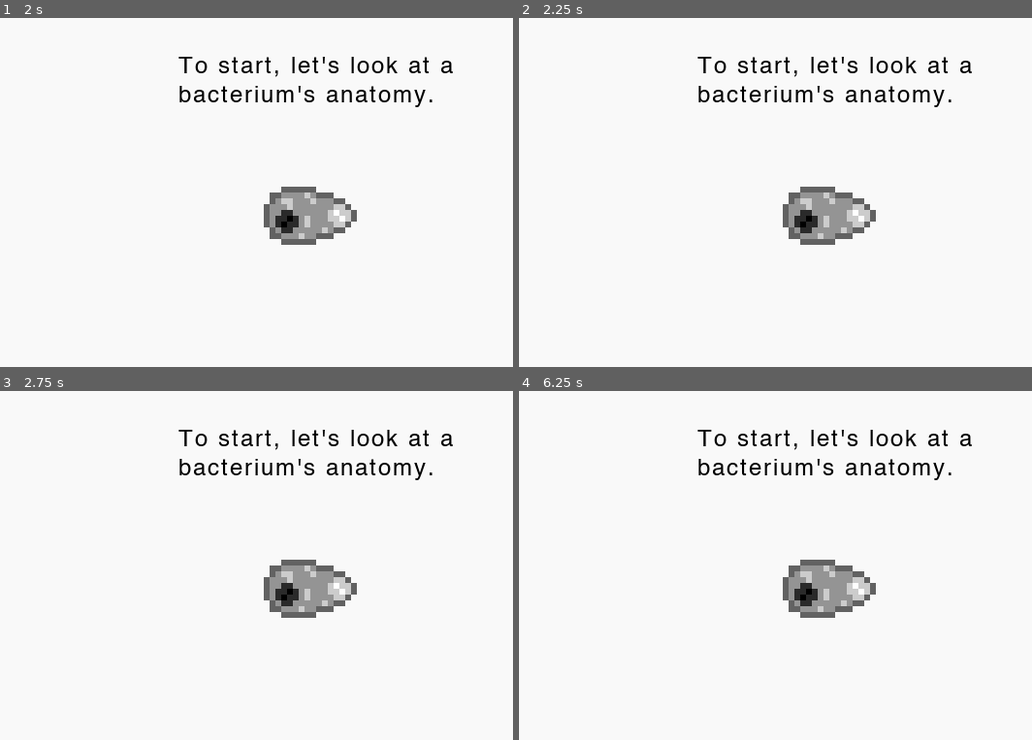
Above: before the commit, frames 1-4 (two rows, left to right).
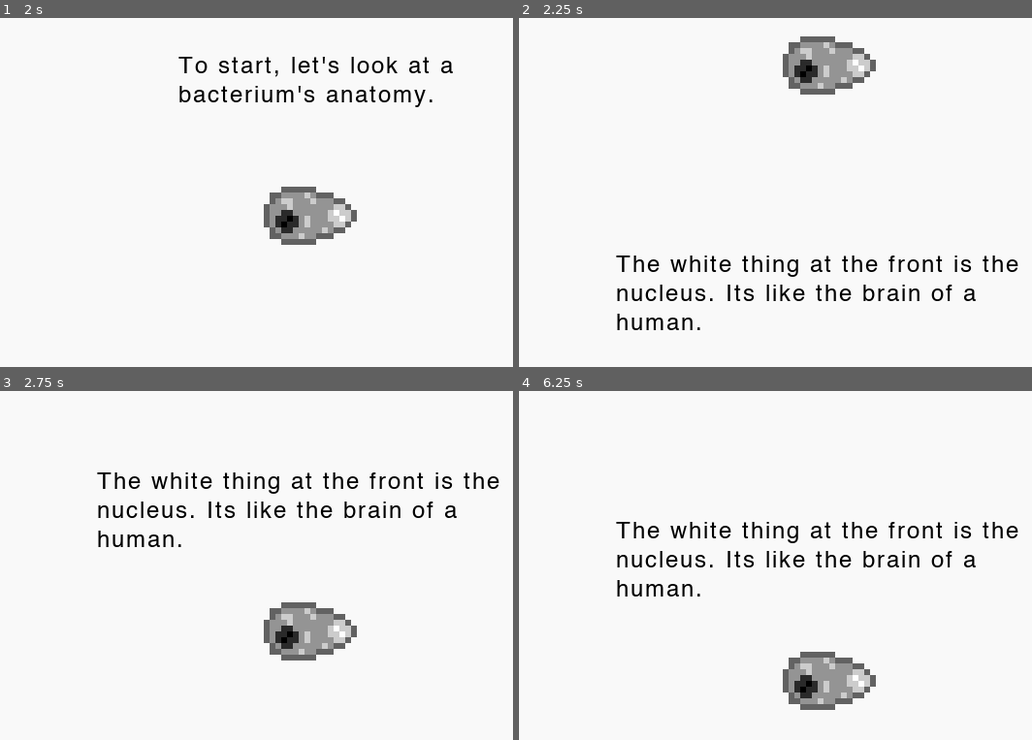
Above: after the commit, the same moments.

Repository: Z53-INCOMING/Bacteria-Evolution
Game: Godot game, scene res://Menu.tscn
Two runs of this game, one before a commit and one after it. Both use one fixed random seed, a clock stepped at 60 frames per second and the inputs below.
Inputs (mouse positions are in pixels of both pictures, inside the frame that each line leads up to):
- Up to frame 1 (2 s): click "Tutorial" at 0.5 s; tap Enter (zoom in) at 1.25 s; move the mouse to (446, 175) at 1.27 s; hold D (right) from 1.28 s (still down); tap Mouse wheel up (alt zoom in) at 1.35 s
- Up to frame 2 (2.25 s): tap Backspace (restart) at 2 s; move the mouse to (703, 209) at 2.02 s; release D (right) at 2.03 s; hold Down (ui_down) from 2.03 s (still down); tap Mouse wheel down (alt zoom out) at 2.1 s
- Up to frame 3 (2.75 s): keep holding Down (ui_down)
- Up to frame 4 (6.25 s): move the mouse to (893, 488) at 2.77 s; release Down (ui_down) at 2.78 s; hold D (right) 2.78-3.53 s; tap one key every 0.75 s from 2.85 s: 1 (archea) 6 (blue) 5 (construction claw) 0 (customBacteria); move the mouse to (796, 635) at 3.52 s; hold Up (ui_up) 3.53-4.28 s; move the mouse to (1016, 617) at 4.27 s; hold A (left) 4.28-5.78 s; move the mouse to (642, 513) at 5.02 s; move the mouse to (862, 565) at 5.77 s; press the mouse at (862, 565) at 5.78 s; hold Down (ui_down) from 5.78 s (still down)

Frame 1 is identical in both runs. In frame 2, 8.3% of the frame differs, in the area x 18-98%, y 5-90%; in frame 3, 8.1%; in frame 4, 8.5%, in the area x 18-98%, y 11-92%.

Commit message:
More tutorial.

Diff:
--- a/Tutorial.gd
+++ b/Tutorial.gd
@@ -5,3 +5,13 @@
 func _process(delta: float) -> void:
 	if Input.is_action_just_pressed("pause"):
 		camera.position.y += 180
+	if Input.is_action_just_pressed("ui_down"):
+		camera.position.y += 180
+	if Input.is_action_just_pressed("ui_up"):
+		camera.position.y -= 180
+	if camera.position.y > (20 * 180):
+		camera.position.y = 20 * 180
+
+
+func _on_Button_button_down() -> void:
+	get_tree().change_scene("res://Menu.tscn")
--- a/Tutorial.tscn
+++ b/Tutorial.tscn
@@ -378,19 +378,6 @@
 hframes = 4
 frame = 1
 
-[node name="Label12" type="Label" parent="."]
-margin_left = 7.0
-margin_top = 1981.0
-margin_right = 300.0
-margin_bottom = 2059.0
-custom_fonts/font = ExtResource( 2 )
-custom_colors/font_color = Color( 0, 0, 0, 1 )
-text = "Okay. Thats it for anatomy. Now on to sim stuff. The bacteria have a food counter. It costs 1 food per second to stay alive. This is multiplied by scale, so a big creature needs 2 food to survive 1 second and a small creature needs 1 food to survive 5 seconds."
-autowrap = true
-__meta__ = {
-"_edit_use_anchors_": false
-}
-
 [node name="food" type="Sprite" parent="."]
 position = Vector2( 194.734, 2088.55 )
 scale = Vector2( 3, 3 )
@@ -411,6 +398,19 @@
 texture = ExtResource( 5 )
 hframes = 4
 frame = 1
+
+[node name="Label12" type="Label" parent="."]
+margin_left = 7.0
+margin_top = 1981.0
+margin_right = 300.0
+margin_bottom = 2090.0
+custom_fonts/font = ExtResource( 2 )
+custom_colors/font_color = Color( 0, 0, 0, 1 )
+text = "Okay. Thats it for anatomy. Now on to sim stuff. The bacteria have a food counter. It costs 1 food per second to stay alive. This is multiplied by scale, so a big creature needs 2 food to survive 1 second and a small creature needs 1 food to survive 5 seconds. 1 food pellet = 2 food points"
+autowrap = true
+__meta__ = {
+"_edit_use_anchors_": false
+}
 
 [node name="Label13" type="Label" parent="."]
 margin_left = 7.0
@@ -484,3 +484,645 @@
 texture = ExtResource( 3 )
 hframes = 12
 frame = 5
+
+[node name="Label15" type="Label" parent="."]
+margin_left = 7.0
+margin_top = 2521.0
+margin_right = 300.0
+margin_bottom = 2614.0
+custom_fonts/font = ExtResource( 2 )
+custom_colors/font_color = Color( 0, 0, 0, 1 )
+text = "Bacteria that were made the normal way start with 15 food. Eggs are different. When eggs hatch their gestation period dictates how much food they start with."
+autowrap = true
+__meta__ = {
+"_edit_use_anchors_": false
+}
+
+[node name="oviparous" type="Sprite" parent="."]
+position = Vector2( 206, 2613 )
+scale = Vector2( 3, 3 )
+texture = ExtResource( 3 )
+hframes = 12
+frame = 5
+
+[node name="normal" type="Sprite" parent="."]
+position = Vector2( 74.1488, 2614.78 )
+scale = Vector2( 3, 3 )
+texture = ExtResource( 3 )
+hframes = 12
+frame = 5
+
+[node name="foodPellet" type="Sprite" parent="."]
+position = Vector2( 195.587, 2640.77 )
+scale = Vector2( 3, 3 )
+texture = ExtResource( 12 )
+hframes = 7
+
+[node name="foodPellet4" type="Sprite" parent="."]
+position = Vector2( 71.6081, 2648.97 )
+scale = Vector2( 3, 3 )
+texture = ExtResource( 12 )
+hframes = 7
+
+[node name="foodPellet2" type="Sprite" parent="."]
+position = Vector2( 211.984, 2643.17 )
+scale = Vector2( 3, 3 )
+texture = ExtResource( 12 )
+hframes = 7
+
+[node name="foodPellet3" type="Sprite" parent="."]
+position = Vector2( 202.585, 2654.97 )
+scale = Vector2( 3, 3 )
+texture = ExtResource( 12 )
+hframes = 7
+
+[node name="bacteriaEggSac" type="Sprite" parent="."]
+position = Vector2( 206, 2613 )
+scale = Vector2( 3, 3 )
+texture = ExtResource( 8 )
+hframes = 4
+frame = 1
+
+[node name="Label16" type="Label" parent="."]
+margin_left = 7.0
+margin_top = 2701.0
+margin_right = 300.0
+margin_bottom = 2794.0
+custom_fonts/font = ExtResource( 2 )
+custom_colors/font_color = Color( 0, 0, 0, 1 )
+text = "The gestation range is 5 seconds to 30. 5 seconds grants you 15 food, 30 seconds grants you 40 food. (gestation in seconds + 5)"
+autowrap = true
+__meta__ = {
+"_edit_use_anchors_": false
+}
+
+[node name="oviparous2" type="Sprite" parent="."]
+position = Vector2( 206, 2793 )
+scale = Vector2( 3, 3 )
+texture = ExtResource( 3 )
+hframes = 12
+frame = 5
+
+[node name="normal2" type="Sprite" parent="."]
+position = Vector2( 74.1488, 2794.78 )
+scale = Vector2( 3, 3 )
+texture = ExtResource( 3 )
+hframes = 12
+frame = 5
+
+[node name="foodPellet5" type="Sprite" parent="."]
+position = Vector2( 195.587, 2820.77 )
+scale = Vector2( 3, 3 )
+texture = ExtResource( 12 )
+hframes = 7
+
+[node name="foodPellet6" type="Sprite" parent="."]
+position = Vector2( 71.6081, 2828.97 )
+scale = Vector2( 3, 3 )
+texture = ExtResource( 12 )
+hframes = 7
+
+[node name="foodPellet7" type="Sprite" parent="."]
+position = Vector2( 211.984, 2823.17 )
+scale = Vector2( 3, 3 )
+texture = ExtResource( 12 )
+hframes = 7
+
+[node name="foodPellet8" type="Sprite" parent="."]
+position = Vector2( 202.585, 2834.97 )
+scale = Vector2( 3, 3 )
+texture = ExtResource( 12 )
+hframes = 7
+
+[node name="bacteriaEggSac2" type="Sprite" parent="."]
+position = Vector2( 206, 2793 )
+scale = Vector2( 3, 3 )
+texture = ExtResource( 8 )
+hframes = 4
+frame = 1
+
+[node name="Label17" type="Label" parent="."]
+margin_left = 7.0
+margin_top = 2881.0
+margin_right = 300.0
+margin_bottom = 2974.0
+custom_fonts/font = ExtResource( 2 )
+custom_colors/font_color = Color( 0, 0, 0, 1 )
+text = "Then, why isn't every bacteria oviparous with max gestation? My sim runs on the main philosophy of risk and reward. Every gene has both."
+autowrap = true
+__meta__ = {
+"_edit_use_anchors_": false
+}
+
+[node name="risk" type="Label" parent="."]
+margin_left = 87.0
+margin_top = 2940.0
+margin_right = 119.0
+margin_bottom = 2953.0
+custom_fonts/font = ExtResource( 2 )
+custom_colors/font_color = Color( 0, 0, 0, 1 )
+text = "risk:"
+autowrap = true
+__meta__ = {
+"_edit_use_anchors_": false
+}
+
+[node name="reward" type="Label" parent="."]
+margin_left = 220.133
+margin_top = 2941.37
+margin_right = 273.133
+margin_bottom = 2954.37
+custom_fonts/font = ExtResource( 2 )
+custom_colors/font_color = Color( 0, 0, 0, 1 )
+text = "reward:"
+autowrap = true
+__meta__ = {
+"_edit_use_anchors_": false
+}
+
+[node name="egg eater" type="Sprite" parent="."]
+position = Vector2( 63.263, 2988.9 )
+scale = Vector2( 3, 3 )
+texture = ExtResource( 3 )
+hframes = 12
+frame = 5
+
+[node name="resistance" type="Sprite" parent="."]
+position = Vector2( 63.263, 2988.9 )
+scale = Vector2( 3, 3 )
+texture = ExtResource( 11 )
+hframes = 4
+frame = 1
+
+[node name="egg" type="Sprite" parent="."]
+position = Vector2( 140.025, 2980.09 )
+scale = Vector2( 3, 3 )
+texture = ExtResource( 10 )
+hframes = 8
+frame = 1
+
+[node name="egg2" type="Sprite" parent="."]
+position = Vector2( 136.753, 2996.23 )
+scale = Vector2( 3, 3 )
+texture = ExtResource( 10 )
+hframes = 8
+frame = 1
+
+[node name="foodPellet9" type="Sprite" parent="."]
+position = Vector2( 237.033, 2986.15 )
+scale = Vector2( 3, 3 )
+texture = ExtResource( 12 )
+hframes = 7
+
+[node name="foodPellet11" type="Sprite" parent="."]
+position = Vector2( 253.43, 2988.55 )
+scale = Vector2( 3, 3 )
+texture = ExtResource( 12 )
+hframes = 7
+
+[node name="foodPellet12" type="Sprite" parent="."]
+position = Vector2( 244.032, 3000.35 )
+scale = Vector2( 3, 3 )
+texture = ExtResource( 12 )
+hframes = 7
+
+[node name="Label18" type="Label" parent="."]
+margin_left = 7.0
+margin_top = 3061.0
+margin_right = 300.0
+margin_bottom = 3154.0
+custom_fonts/font = ExtResource( 2 )
+custom_colors/font_color = Color( 0, 0, 0, 1 )
+text = "The risk of being oviparous is that predators can eat your eggs. The reward is a child who can immediately reproduce if you evolve it right."
+autowrap = true
+__meta__ = {
+"_edit_use_anchors_": false
+}
+
+[node name="risk2" type="Label" parent="."]
+margin_left = 87.0
+margin_top = 3131.81
+margin_right = 119.0
+margin_bottom = 3144.81
+custom_fonts/font = ExtResource( 2 )
+custom_colors/font_color = Color( 0, 0, 0, 1 )
+text = "risk:"
+autowrap = true
+__meta__ = {
+"_edit_use_anchors_": false
+}
+
+[node name="reward2" type="Label" parent="."]
+margin_left = 220.133
+margin_top = 3133.18
+margin_right = 273.133
+margin_bottom = 3146.18
+custom_fonts/font = ExtResource( 2 )
+custom_colors/font_color = Color( 0, 0, 0, 1 )
+text = "reward:"
+autowrap = true
+__meta__ = {
+"_edit_use_anchors_": false
+}
+
+[node name="egg eater2" type="Sprite" parent="."]
+position = Vector2( 63.263, 3168.9 )
+scale = Vector2( 3, 3 )
+texture = ExtResource( 3 )
+hframes = 12
+frame = 5
+
+[node name="resistance2" type="Sprite" parent="."]
+position = Vector2( 63.263, 3168.9 )
+scale = Vector2( 3, 3 )
+texture = ExtResource( 11 )
+hframes = 4
+frame = 1
+
+[node name="egg3" type="Sprite" parent="."]
+position = Vector2( 140.025, 3160.09 )
+scale = Vector2( 3, 3 )
+texture = ExtResource( 10 )
+hframes = 8
+frame = 1
+
+[node name="egg4" type="Sprite" parent="."]
+position = Vector2( 136.753, 3176.23 )
+scale = Vector2( 3, 3 )
+texture = ExtResource( 10 )
+hframes = 8
+frame = 1
+
+[node name="foodPellet10" type="Sprite" parent="."]
+position = Vector2( 237.033, 3166.15 )
+scale = Vector2( 3, 3 )
+texture = ExtResource( 12 )
+hframes = 7
+
+[node name="foodPellet13" type="Sprite" parent="."]
+position = Vector2( 253.43, 3168.55 )
+scale = Vector2( 3, 3 )
+texture = ExtResource( 12 )
+hframes = 7
+
+[node name="foodPellet14" type="Sprite" parent="."]
+position = Vector2( 244.032, 3180.35 )
+scale = Vector2( 3, 3 )
+texture = ExtResource( 12 )
+hframes = 7
+
+[node name="Label19" type="Label" parent="."]
+margin_left = 7.0
+margin_top = 3241.39
+margin_right = 300.0
+margin_bottom = 3334.39
+custom_fonts/font = ExtResource( 2 )
+custom_colors/font_color = Color( 0, 0, 0, 1 )
+text = "The risk of toxic eggs is that it costs more to reproduce. But the reward is pretty obvious. Not as many predators can eat your eggs."
+autowrap = true
+__meta__ = {
+"_edit_use_anchors_": false
+}
+
+[node name="risk3" type="Label" parent="."]
+margin_left = 82.0611
+margin_top = 3313.56
+margin_right = 113.061
+margin_bottom = 3326.56
+custom_fonts/font = ExtResource( 2 )
+custom_colors/font_color = Color( 0, 0, 0, 1 )
+text = "risk:"
+autowrap = true
+__meta__ = {
+"_edit_use_anchors_": false
+}
+
+[node name="negative" type="Label" parent="."]
+margin_left = 67.0475
+margin_top = 3327.22
+margin_right = 73.0475
+margin_bottom = 3340.22
+rect_scale = Vector2( 3, 3 )
+custom_fonts/font = ExtResource( 2 )
+custom_colors/font_color = Color( 0, 0, 0, 1 )
+text = "-"
+autowrap = true
+__meta__ = {
+"_edit_use_anchors_": false
+}
+
+[node name="negative2" type="Label" parent="."]
+margin_left = 97.7912
+margin_top = 3339.22
+margin_right = 103.791
+margin_bottom = 3352.22
+rect_scale = Vector2( 3, 3 )
+custom_fonts/font = ExtResource( 2 )
+custom_colors/font_color = Color( 0, 0, 0, 1 )
+text = "-"
+autowrap = true
+__meta__ = {
+"_edit_use_anchors_": false
+}
+
+[node name="negative4" type="Label" parent="."]
+margin_left = 233.149
+margin_top = 3346.83
+margin_right = 239.149
+margin_bottom = 3359.83
+rect_rotation = 14.7731
+rect_scale = Vector2( 6, 3 )
+custom_fonts/font = ExtResource( 2 )
+custom_colors/font_color = Color( 0, 0, 0, 1 )
+text = "-"
+autowrap = true
+__meta__ = {
+"_edit_use_anchors_": false
+}
+
+[node name="negative5" type="Label" parent="."]
+margin_left = 240.765
+margin_top = 3335.06
+margin_right = 246.765
+margin_bottom = 3348.06
+rect_rotation = 14.7731
+rect_scale = Vector2( 8, 3 )
+custom_fonts/font = ExtResource( 2 )
+custom_colors/font_color = Color( 0, 0, 0, 1 )
+text = "-"
+autowrap = true
+__meta__ = {
+"_edit_use_anchors_": false
+}
+
+[node name="negative6" type="Label" parent="."]
+margin_left = 239.9
+margin_top = 3322.08
+margin_right = 245.9
+margin_bottom = 3335.08
+rect_rotation = 14.7731
+rect_scale = Vector2( 5, 3 )
+custom_fonts/font = ExtResource( 2 )
+custom_colors/font_color = Color( 0, 0, 0, 1 )
+text = "-"
+autowrap = true
+__meta__ = {
+"_edit_use_anchors_": false
+}
+
+[node name="negative3" type="Label" parent="."]
+margin_left = 64.6826
+margin_top = 3356.11
+margin_right = 70.6826
+margin_bottom = 3369.11
+rect_scale = Vector2( 3, 3 )
+custom_fonts/font = ExtResource( 2 )
+custom_colors/font_color = Color( 0, 0, 0, 1 )
+text = "-"
+autowrap = true
+__meta__ = {
+"_edit_use_anchors_": false
+}
+
+[node name="reward3" type="Label" parent="."]
+margin_left = 220.133
+margin_top = 3313.18
+margin_right = 273.133
+margin_bottom = 3326.18
+custom_fonts/font = ExtResource( 2 )
+custom_colors/font_color = Color( 0, 0, 0, 1 )
+text = "reward:"
+autowrap = true
+__meta__ = {
+"_edit_use_anchors_": false
+}
+
+[node name="message" type="Label" parent="."]
+margin_left = 187.591
+margin_top = 3365.8
+margin_right = 240.591
+margin_bottom = 3378.8
+custom_fonts/font = ExtResource( 2 )
+custom_colors/font_color = Color( 0, 0, 0, 1 )
+text = "Run!!"
+autowrap = true
+__meta__ = {
+"_edit_use_anchors_": false
+}
+
+[node name="egg eater3" type="Sprite" parent="."]
+position = Vector2( 208.213, 3345.78 )
+rotation = -2.9041
+scale = Vector2( 3, 3 )
+texture = ExtResource( 3 )
+hframes = 12
+frame = 5
+
+[node name="egg5" type="Sprite" parent="."]
+position = Vector2( 285.84, 3340.09 )
+scale = Vector2( 3, 3 )
+texture = ExtResource( 10 )
+hframes = 8
+frame = 5
+
+[node name="egg6" type="Sprite" parent="."]
+position = Vector2( 282.568, 3356.23 )
+scale = Vector2( 3, 3 )
+texture = ExtResource( 10 )
+hframes = 8
+frame = 5
+
+[node name="foodPellet15" type="Sprite" parent="."]
+position = Vector2( 90.9515, 3346.15 )
+scale = Vector2( 3, 3 )
+texture = ExtResource( 12 )
+hframes = 7
+
+[node name="foodPellet16" type="Sprite" parent="."]
+position = Vector2( 120.356, 3358.18 )
+scale = Vector2( 3, 3 )
+texture = ExtResource( 12 )
+hframes = 7
+
+[node name="foodPellet17" type="Sprite" parent="."]
+position = Vector2( 87.815, 3375.72 )
+scale = Vector2( 3, 3 )
+texture = ExtResource( 12 )
+hframes = 7
+
+[node name="Label20" type="Label" parent="."]
+margin_left = 7.0
+margin_top = 3421.39
+margin_right = 300.0
+margin_bottom = 3514.39
+custom_fonts/font = ExtResource( 2 )
+custom_colors/font_color = Color( 0, 0, 0, 1 )
+text = "The risk of size is that you can die quicker. The reward is that you're faster and can see further. For being small, its the opposite. The risk is your sight and speed, the reward is psuedo-immortality."
+autowrap = true
+__meta__ = {
+"_edit_use_anchors_": false
+}
+
+[node name="risk4" type="Label" parent="."]
+margin_left = 82.0611
+margin_top = 3501.24
+margin_right = 113.061
+margin_bottom = 3514.24
+custom_fonts/font = ExtResource( 2 )
+custom_colors/font_color = Color( 0, 0, 0, 1 )
+text = "risk:"
+autowrap = true
+__meta__ = {
+"_edit_use_anchors_": false
+}
+
+[node name="negative7" type="Label" parent="."]
+margin_left = 67.0475
+margin_top = 3514.91
+margin_right = 73.0475
+margin_bottom = 3527.91
+rect_scale = Vector2( 3, 3 )
+custom_fonts/font = ExtResource( 2 )
+custom_colors/font_color = Color( 0, 0, 0, 1 )
+text = "-"
+autowrap = true
+__meta__ = {
+"_edit_use_anchors_": false
+}
+
+[node name="negative8" type="Label" parent="."]
+margin_left = 97.7912
+margin_top = 3526.9
+margin_right = 103.791
+margin_bottom = 3539.9
+rect_scale = Vector2( 3, 3 )
+custom_fonts/font = ExtResource( 2 )
+custom_colors/font_color = Color( 0, 0, 0, 1 )
+text = "-"
+autowrap = true
+__meta__ = {
+"_edit_use_anchors_": false
+}
+
+[node name="negative9" type="Label" parent="."]
+margin_left = 251.194
+margin_top = 3537.99
+margin_right = 257.194
+margin_bottom = 3550.99
+rect_rotation = 14.7731
+rect_scale = Vector2( 6, 3 )
+custom_fonts/font = ExtResource( 2 )
+custom_colors/font_color = Color( 0, 0, 0, 1 )
+text = "-"
+autowrap = true
+__meta__ = {
+"_edit_use_anchors_": false
+}
+
+[node name="negative10" type="Label" parent="."]
+margin_left = 258.811
+margin_top = 3526.22
+margin_right = 264.811
+margin_bottom = 3539.22
+rect_rotation = 14.7731
+rect_scale = Vector2( 8, 3 )
+custom_fonts/font = ExtResource( 2 )
+custom_colors/font_color = Color( 0, 0, 0, 1 )
+text = "-"
+autowrap = true
+__meta__ = {
+"_edit_use_anchors_": false
+}
+
+[node name="negative11" type="Label" parent="."]
+margin_left = 257.945
+margin_top = 3513.24
+margin_right = 263.945
+margin_bottom = 3526.24
+rect_rotation = 14.7731
+rect_scale = Vector2( 5, 3 )
+custom_fonts/font = ExtResource( 2 )
+custom_colors/font_color = Color( 0, 0, 0, 1 )
+text = "-"
+autowrap = true
+__meta__ = {
+"_edit_use_anchors_": false
+}
+
+[node name="negative12" type="Label" parent="."]
+margin_left = 64.6826
+margin_top = 3543.79
+margin_right = 70.6826
+margin_bottom = 3556.79
+rect_scale = Vector2( 3, 3 )
+custom_fonts/font = ExtResource( 2 )
+custom_colors/font_color = Color( 0, 0, 0, 1 )
+text = "-"
+autowrap = true
+__meta__ = {
+"_edit_use_anchors_": false
+}
+
+[node name="reward4" type="Label" parent="."]
+margin_left = 220.133
+margin_top = 3493.18
+margin_right = 273.133
+margin_bottom = 3506.18
+custom_fonts/font = ExtResource( 2 )
+custom_colors/font_color = Color( 0, 0, 0, 1 )
+text = "reward:"
+autowrap = true
+__meta__ = {
+"_edit_use_anchors_": false
+}
+
+[node name="message2" type="Label" parent="."]
+margin_left = 197.089
+margin_top = 3562.19
+margin_right = 250.089
+margin_bottom = 3575.19
+custom_fonts/font = ExtResource( 2 )
+custom_colors/font_color = Color( 0, 0, 0, 1 )
+text = "Weeee!!"
+autowrap = true
+__meta__ = {
+"_edit_use_anchors_": false
+}
+
+[node name="egg eater4" type="Sprite" parent="."]
+position = Vector2( 226.258, 3536.94 )
+rotation = -2.9041
+scale = Vector2( 1.5, 1.5 )
+texture = ExtResource( 3 )
+hframes = 12
+frame = 2
+
+[node name="foodPellet18" type="Sprite" parent="."]
+position = Vector2( 90.9515, 3533.84 )
+scale = Vector2( 3, 3 )
+texture = ExtResource( 12 )
+hframes = 7
+
+[node name="foodPellet19" type="Sprite" parent="."]
+position = Vector2( 120.356, 3545.86 )
+scale = Vector2( 3, 3 )
+texture = ExtResource( 12 )
+hframes = 7
+
+[node name="foodPellet20" type="Sprite" parent="."]
+position = Vector2( 87.815, 3563.41 )
+scale = Vector2( 3, 3 )
+texture = ExtResource( 12 )
+hframes = 7
+
+[node name="Button" type="Button" parent="."]
+margin_left = 64.0
+margin_top = 3626.0
+margin_right = 233.0
+margin_bottom = 3735.0
+text = "Thats all for now, sorry."
+__meta__ = {
+"_edit_use_anchors_": false
+}
+
+[connection signal="button_down" from="Button" to="." method="_on_Button_button_down"]
